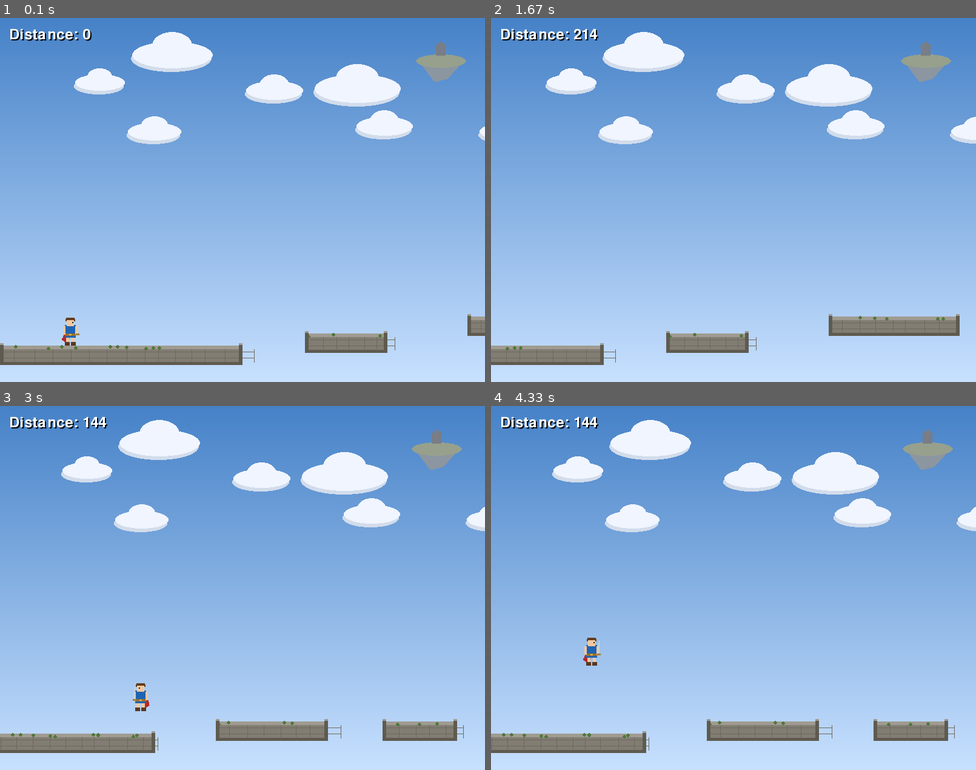
Above: before the commit, frames 1-4 (two rows, left to right).
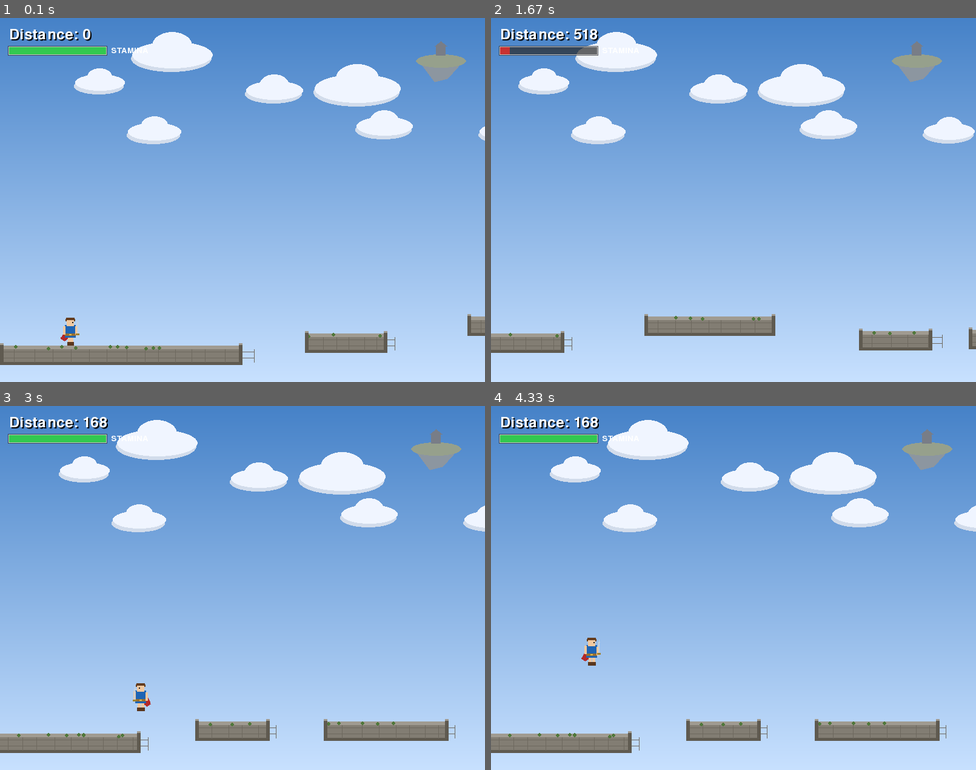
Above: after the commit, the same moments.

Repository: FATESAIKOU/LearnPygame
Game: pygame game, started from 2nd-game/main.py
The game is run twice, just before and just after one commit, with the same random seed, the same clock (stepped at 60 frames per second) and the same inputs.
Inputs:
- Up to frame 1 (0.1 s): no input
- Up to frame 2 (1.67 s): hold Shift 0.33-0.8 s; hold Right 0.33-0.8 s; hold Right Shift 0.83-1.3 s; hold Right 0.83-1.3 s; tap Space at 0.9, 1.2, 1.4 s; hold Shift from 1.33 s (still down); hold Right from 1.33 s (still down)
- Up to frame 3 (3 s): tap Space at 1.7, 1.9, 2.2, 2.4, 2.7, 2.9 s; release Shift at 1.8 s; release Right at 1.8 s; hold Right 1.83-2.3 s; hold Right 2.33-2.8 s; hold Left from 2.83 s (still down)
- Up to frame 4 (4.33 s): tap Space at 3.2, 3.47, 3.77, 3.9, 4.2 s; release Left at 3.37 s; hold Left 3.4-3.8 s; hold Right from 3.83 s (still down)

The runs differ from the first frame. In frame 1, 0.6% of the frame differs, in the area x 1-29%, y 7-90%; in frame 2, 13%, in the area x 0-100%, y 3-96%; in frame 3, 3.4%; in frame 4, 3.4%.

Commit message:
Add animation

Diff:
--- a/2nd-game/main.py
+++ b/2nd-game/main.py
@@ -3,12 +3,14 @@
 =============================================
 - 方向鍵左右移動
 - 空白鍵跳躍（僅限站在平台上時）
+- 按住 Shift 衝刺（消耗體力）
 - 掉出畫面底部 → Game Over，按任意鍵重新開始
 """
 
 import pygame
 import random
 import sys
+import math
 
 # --------------- 常數設定 ---------------
 SCREEN_WIDTH = 800
@@ -44,8 +46,22 @@
 PLAYER_WIDTH = 32
 PLAYER_HEIGHT = 48
 PLAYER_SPEED = 5
+SPRINT_SPEED = 9           # 衝刺時的速度
 JUMP_FORCE = -14
 GRAVITY = 0.7
+
+# 體力系統
+STAMINA_MAX = 100.0
+STAMINA_DRAIN = 1.2        # 衝刺時每幀消耗
+STAMINA_REGEN = 0.4        # 非衝刺時每幀恢復
+STAMINA_MIN_TO_SPRINT = 10 # 體力低於此值無法啟動衝刺
+
+# 體力條 UI 顏色
+STAMINA_BAR_BG = (40, 40, 40, 180)
+STAMINA_BAR_GREEN = (50, 200, 80)
+STAMINA_BAR_YELLOW = (220, 200, 40)
+STAMINA_BAR_RED = (200, 50, 50)
+STAMINA_BAR_BORDER = (200, 200, 200)
 
 # 平台設定（石橋風格，較厚）
 PLATFORM_HEIGHT = 32
@@ -107,7 +123,7 @@
 
 # --------------- 玩家類別（勇者） ---------------
 class Player:
-    """勇者角色，具備移動、跳躍與重力。使用幾何圖形繪製。"""
+    """勇者角色，具備移動、衝刺、跳躍、體力與奔跑動畫。"""
 
     def __init__(self, x: float, y: float):
         self.rect = pygame.Rect(x, y, PLAYER_WIDTH, PLAYER_HEIGHT)
@@ -115,17 +131,54 @@
         self.on_ground: bool = False    # 是否站在平台上
         self.facing_right: bool = True  # 面朝方向
 
+        # 衝刺 & 體力
+        self.sprinting: bool = False
+        self.stamina: float = STAMINA_MAX
+
+        # 奔跑動畫計時器
+        self.anim_timer: float = 0.0    # 持續遞增的計時器
+        self.is_moving: bool = False    # 這一幀是否有水平移動
+
     def handle_input(self, keys):
-        """根據鍵盤輸入更新水平移動與跳躍。"""
+        """根據鍵盤輸入更新移動、衝刺與跳躍。"""
+        self.is_moving = False
+
+        # 判斷是否衝刺（按住 Shift 且體力足夠）
+        want_sprint = (keys[pygame.K_LSHIFT] or keys[pygame.K_RSHIFT])
+        self.sprinting = want_sprint and self.stamina > STAMINA_MIN_TO_SPRINT
+
+        speed = SPRINT_SPEED if self.sprinting else PLAYER_SPEED
+
         if keys[pygame.K_LEFT]:
-            self.rect.x -= PLAYER_SPEED
+            self.rect.x -= speed
             self.facing_right = False
+            self.is_moving = True
         if keys[pygame.K_RIGHT]:
-            self.rect.x += PLAYER_SPEED
+            self.rect.x += speed
             self.facing_right = True
+            self.is_moving = True
         if keys[pygame.K_SPACE] and self.on_ground:
             self.vel_y = JUMP_FORCE
             self.on_ground = False
+
+    def update_stamina(self):
+        """更新體力：衝刺時消耗，否則緩慢恢復。"""
+        if self.sprinting and self.is_moving:
+            self.stamina = max(0, self.stamina - STAMINA_DRAIN)
+            if self.stamina <= 0:
+                self.sprinting = False
+        else:
+            self.stamina = min(STAMINA_MAX, self.stamina + STAMINA_REGEN)
+
+    def update_animation(self):
+        """更新奔跑動畫計時器。"""
+        if self.is_moving and self.on_ground:
+            # 衝刺時動畫更快
+            speed_mult = 1.8 if self.sprinting else 1.0
+            self.anim_timer += speed_mult
+        elif self.on_ground:
+            # 站立時緩慢歸零（呈現微微呼吸感）
+            self.anim_timer *= 0.8
 
     def apply_gravity(self):
         """套用重力讓玩家往下掉。"""
@@ -137,7 +190,6 @@
         self.on_ground = False
         for plat in platforms:
             if self.rect.colliderect(plat.rect):
-                # 只在「從上方落下」時才站上去
                 if self.vel_y >= 0 and self.rect.bottom <= plat.rect.top + self.vel_y + 10:
                     self.rect.bottom = plat.rect.top
                     self.vel_y = 0
@@ -149,62 +201,143 @@
         return self.rect.top > SCREEN_HEIGHT
 
     def draw(self, surface: pygame.Surface):
-        """用幾何圖形繪製勇者角色。"""
+        """用幾何圖形繪製勇者角色（含奔跑動畫）。"""
         r = self.rect
-        cx = r.centerx  # 角色中心 x
+        cx = r.centerx
         flip = 1 if self.facing_right else -1
 
-        # --- 披風（在身體後面，紅色） ---
-        cape_x = cx - 6 * flip
+        # === 奔跑動畫偏移量 ===
+        # 用 sin 波計算腿部與手臂的擺動幅度
+        if self.is_moving and self.on_ground:
+            swing = math.sin(self.anim_timer * 0.4)   # -1 ~ 1 的擺動
+        elif not self.on_ground:
+            swing = 0.3  # 跳躍中腿微張
+        else:
+            swing = 0  # 站立
+
+        leg_spread = int(swing * 6)    # 腿前後擺動幅度
+        arm_swing = int(swing * 5)     # 手臂前後擺動幅度
+        body_bob = int(abs(swing) * 2) # 身體上下微彈
+
+        # 衝刺特效：身體前傾
+        lean = 3 * flip if (self.sprinting and self.is_moving) else 0
+
+        # --- 衝刺殘影特效 ---
+        if self.sprinting and self.is_moving:
+            ghost_surf = pygame.Surface((PLAYER_WIDTH + 30, PLAYER_HEIGHT + 10), pygame.SRCALPHA)
+            ghost_cx = PLAYER_WIDTH // 2 + 15
+            ghost_y = 5
+            # 半透明殘影身體
+            pygame.draw.rect(ghost_surf, (*HERO_CAPE, 60),
+                             (ghost_cx - 9, ghost_y + 14, 18, 21))
+            pygame.draw.rect(ghost_surf, (*HERO_TUNIC, 40),
+                             (ghost_cx - 7, ghost_y + 16, 14, 18))
+            surface.blit(ghost_surf, (r.x - 15 - 8 * flip, r.y - 5))
+
+        by = r.y - body_bob  # 身體 y（含上下彈跳）
+
+        # --- 披風（紅色，衝刺時飄得更遠） ---
+        cape_x = cx - 6 * flip + lean
+        cape_length = 42 if (self.sprinting and self.is_moving) else 36
+        cape_wave = int(math.sin(self.anim_timer * 0.5) * 3)  # 披風飄動
         cape_points = [
-            (cape_x, r.y + 14),
-            (cape_x - 8 * flip, r.y + 38),
-            (cape_x - 2 * flip, r.y + 42),
-            (cape_x + 4 * flip, r.y + 36),
+            (cape_x, by + 14),
+            (cape_x - (10 + cape_wave) * flip, by + cape_length),
+            (cape_x - (4 + cape_wave) * flip, by + cape_length + 4),
+            (cape_x + 4 * flip, by + 34),
         ]
         pygame.draw.polygon(surface, HERO_CAPE, cape_points)
 
-        # --- 靴子 ---
-        boot_w, boot_h = 8, 6
-        pygame.draw.rect(surface, HERO_BOOTS, (cx - 9, r.bottom - boot_h, boot_w, boot_h))
-        pygame.draw.rect(surface, HERO_BOOTS, (cx + 1, r.bottom - boot_h, boot_w, boot_h))
-
-        # --- 腿（膚色） ---
-        pygame.draw.rect(surface, HERO_SKIN, (cx - 7, r.y + 34, 5, 8))
-        pygame.draw.rect(surface, HERO_SKIN, (cx + 2, r.y + 34, 5, 8))
+        # --- 腿（帶奔跑擺動動畫） ---
+        # 後腿
+        back_leg_x = cx - 4 - leg_spread + lean
+        pygame.draw.rect(surface, HERO_SKIN, (back_leg_x, by + 34, 5, 8))
+        pygame.draw.rect(surface, HERO_BOOTS, (back_leg_x - 1, by + 42, 7, 6))
+        # 前腿
+        front_leg_x = cx + 0 + leg_spread + lean
+        pygame.draw.rect(surface, HERO_SKIN, (front_leg_x, by + 34, 5, 8))
+        pygame.draw.rect(surface, HERO_BOOTS, (front_leg_x - 1, by + 42, 7, 6))
 
         # --- 身體 / 戰衣（藍色） ---
-        pygame.draw.rect(surface, HERO_TUNIC, (cx - 9, r.y + 14, 18, 21))
+        pygame.draw.rect(surface, HERO_TUNIC, (cx - 9 + lean, by + 14, 18, 21))
         # 腰帶
-        pygame.draw.rect(surface, HERO_BELT, (cx - 9, r.y + 28, 18, 4))
-        # 腰帶扣（小亮點）
-        pygame.draw.rect(surface, (220, 190, 80), (cx - 2, r.y + 29, 4, 2))
-
-        # --- 手臂（膚色） ---
-        pygame.draw.rect(surface, HERO_SKIN, (cx - 12, r.y + 16, 4, 14))
-        pygame.draw.rect(surface, HERO_SKIN, (cx + 8, r.y + 16, 4, 14))
+        pygame.draw.rect(surface, HERO_BELT, (cx - 9 + lean, by + 28, 18, 4))
+        # 腰帶扣
+        pygame.draw.rect(surface, (220, 190, 80), (cx - 2 + lean, by + 29, 4, 2))
+
+        # --- 手臂（帶擺動動畫） ---
+        # 後手臂
+        back_arm_y = by + 16 - arm_swing
+        pygame.draw.rect(surface, HERO_SKIN, (cx - 12 + lean, back_arm_y, 4, 14))
+        # 前手臂
+        front_arm_y = by + 16 + arm_swing
+        pygame.draw.rect(surface, HERO_SKIN, (cx + 8 + lean, front_arm_y, 4, 14))
 
         # --- 頭部 ---
-        head_y = r.y + 2
-        # 頭髮（棕色，稍大）
-        pygame.draw.rect(surface, HERO_HAIR, (cx - 7, head_y, 14, 6))
-        pygame.draw.rect(surface, HERO_HAIR, (cx - 8, head_y + 2, 16, 4))
-        # 臉（膚色）
-        pygame.draw.rect(surface, HERO_SKIN, (cx - 6, head_y + 4, 12, 10))
+        head_y = by + 2
+        # 頭髮
+        pygame.draw.rect(surface, HERO_HAIR, (cx - 7 + lean, head_y, 14, 6))
+        pygame.draw.rect(surface, HERO_HAIR, (cx - 8 + lean, head_y + 2, 16, 4))
+        # 臉
+        pygame.draw.rect(surface, HERO_SKIN, (cx - 6 + lean, head_y + 4, 12, 10))
         # 眼睛
-        eye_x = cx + 3 * flip
+        eye_x = cx + 3 * flip + lean
         pygame.draw.rect(surface, (30, 30, 30), (eye_x, head_y + 7, 2, 2))
 
-        # --- 劍（持劍手那邊） ---
-        sword_x = cx + 11 * flip
-        # 劍身
-        pygame.draw.rect(surface, HERO_SWORD, (sword_x, r.y + 10, 2, 18))
-        # 劍尖
+        # --- 劍 ---
+        sword_x = cx + 11 * flip + lean
+        sword_bob = -arm_swing if self.facing_right else arm_swing
+        sy = by + 10 + sword_bob
+        pygame.draw.rect(surface, HERO_SWORD, (sword_x, sy, 2, 18))
         pygame.draw.polygon(surface, HERO_SWORD, [
-            (sword_x, r.y + 10), (sword_x + 1, r.y + 6), (sword_x + 2, r.y + 10)
+            (sword_x, sy), (sword_x + 1, sy - 4), (sword_x + 2, sy)
         ])
-        # 劍柄 / 護手
-        pygame.draw.rect(surface, HERO_SWORD_HILT, (sword_x - 2, r.y + 28, 6, 3))
+        pygame.draw.rect(surface, HERO_SWORD_HILT, (sword_x - 2, sy + 18, 6, 3))
+
+        # --- 衝刺時腳下揚塵粒子 ---
+        if self.sprinting and self.is_moving and self.on_ground:
+            for _ in range(3):
+                dx = random.randint(-12, -2) * flip
+                dy = random.randint(-4, 2)
+                size = random.randint(2, 4)
+                alpha = random.randint(60, 120)
+                dust = pygame.Surface((size, size), pygame.SRCALPHA)
+                dust.fill((180, 170, 150, alpha))
+                surface.blit(dust, (cx + dx - size // 2, r.bottom + dy - size))
+
+    def draw_stamina_bar(self, surface: pygame.Surface):
+        """在畫面左上角繪製體力條。"""
+        bar_x, bar_y = 15, 48
+        bar_w, bar_h = 160, 12
+
+        # 背景
+        bg = pygame.Surface((bar_w + 4, bar_h + 4), pygame.SRCALPHA)
+        bg.fill(STAMINA_BAR_BG)
+        surface.blit(bg, (bar_x - 2, bar_y - 2))
+
+        # 體力比例
+        ratio = self.stamina / STAMINA_MAX
+        fill_w = int(bar_w * ratio)
+
+        # 根據體力量變色
+        if ratio > 0.5:
+            color = STAMINA_BAR_GREEN
+        elif ratio > 0.25:
+            color = STAMINA_BAR_YELLOW
+        else:
+            color = STAMINA_BAR_RED
+
+        # 填充
+        if fill_w > 0:
+            pygame.draw.rect(surface, color, (bar_x, bar_y, fill_w, bar_h))
+
+        # 邊框
+        pygame.draw.rect(surface, STAMINA_BAR_BORDER, (bar_x - 1, bar_y - 1, bar_w + 2, bar_h + 2), 1)
+
+        # 標籤
+        small_font = pygame.font.SysFont(None, 20)
+        label = small_font.render("STAMINA", True, WHITE)
+        surface.blit(label, (bar_x + bar_w + 8, bar_y - 1))
 
 
 # --------------- 生成新平台 ---------------
@@ -272,6 +405,8 @@
             # ---- 2. 更新狀態 ----
             keys = pygame.key.get_pressed()
             player.handle_input(keys)
+            player.update_stamina()
+            player.update_animation()
             player.apply_gravity()
             player.check_platform_collision(platforms)
 
@@ -356,6 +491,9 @@
         screen.blit(shadow_text, (17, 17))
         screen.blit(score_text, (15, 15))
 
+        # 繪製體力條
+        player.draw_stamina_bar(screen)
+
         # Game Over 畫面
         if game_over:
             overlay = pygame.Surface((SCREEN_WIDTH, SCREEN_HEIGHT), pygame.SRCALPHA)
